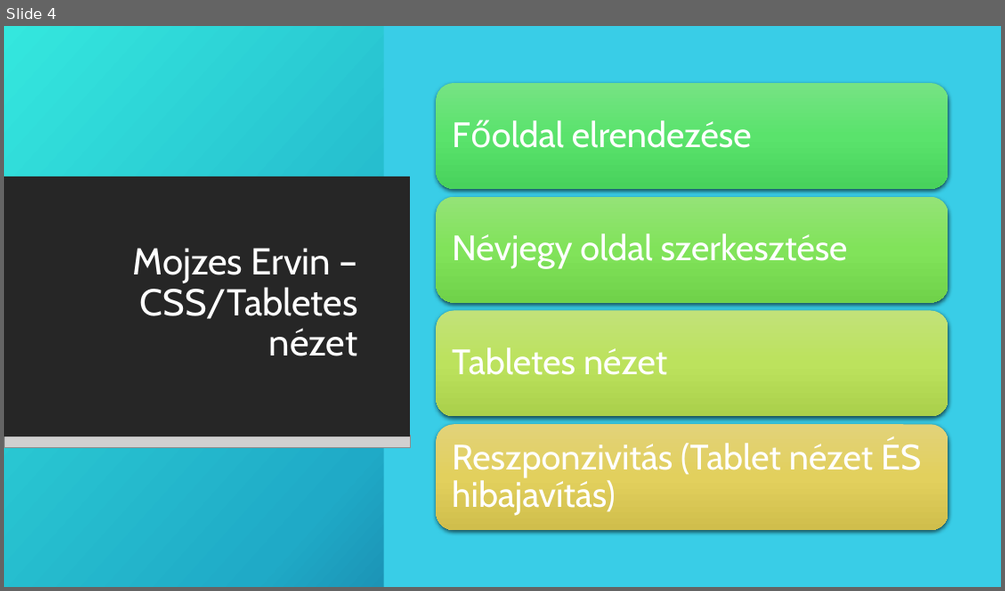
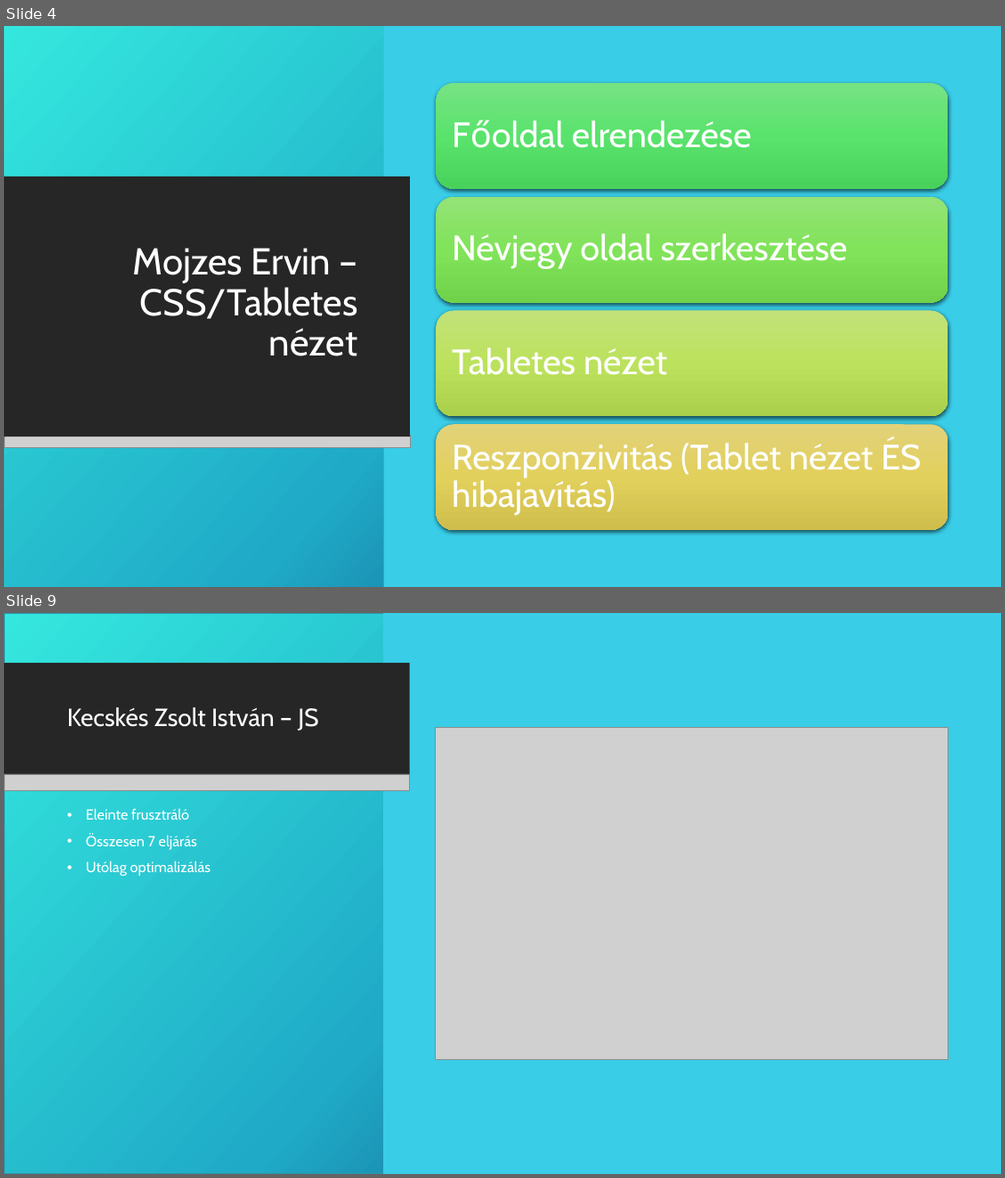
Before and after one commit to kecskeszsoltistvan/NyiltKodok, a slide deck: Open-Source.pptx. Shown one above the other, each under a label of ours: slide 4 before the commit, slides 4 and 9 after it; the slides between them are not shown. The pictures are 1005x591 and 1005x1178 pixels, drawn with LibreOffice and Linux fonts; fonts in the diff are those of the drawing; grey boxes stand for pictures; background and template pictures are left out. Boxes give left, top, right and bottom in pixels: in the first picture for what was removed or moved away, otherwise in the second. Text is boxed around its words. In the diff, an @@ line names an element or a change of style, - is before the commit and + after.

```diff
--- a/Open-Source.pptx
+++ b/Open-Source.pptx
@@ slide 9 added at (4,613,1001,1174), background picture (left out); not listed: 2 template elements that a slide beside it also shows @@
@@ rectangle added at (4,613,1001,1174), fill gradient #36E6DD to #21ABC8 to #0C2263, outline #2A98AB 1 pt @@
@@ rectangle added at (383,613,1001,1174), fill #39CDE7 @@
@@ rectangle added at (4,663,409,775), fill #262626 @@
@@ title added at (67,707,319,730), 24 pt, text #FFFFFF @@
+Kecskés Zsolt István – JS
@@ picture added at (436,728,948,1060) @@
@@ picture added at (4,774,409,790) @@
@@ text added at (86,808,211,876), 14 pt, text #FFFFFF @@
+• Eleinte frusztráló
+• Összesen 7 eljárás
+• Utólag optimalizálás
```
Also in this commit, not shown: 1 slide changed, 7 other slides added.
